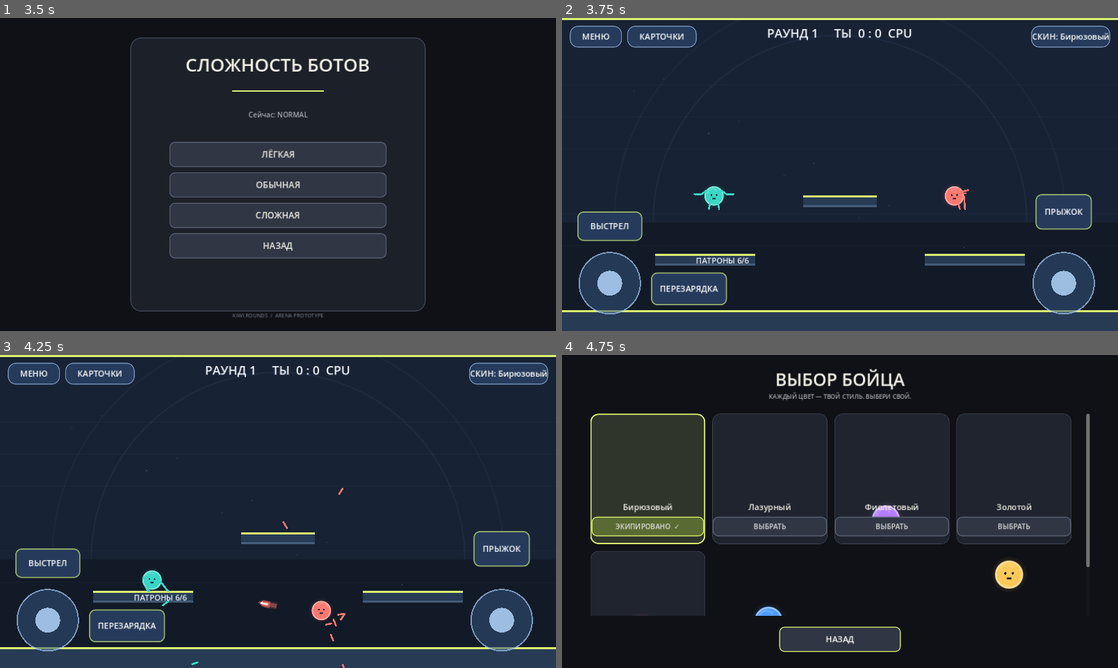
Above: before the commit, frames 1-4 (two rows, left to right).
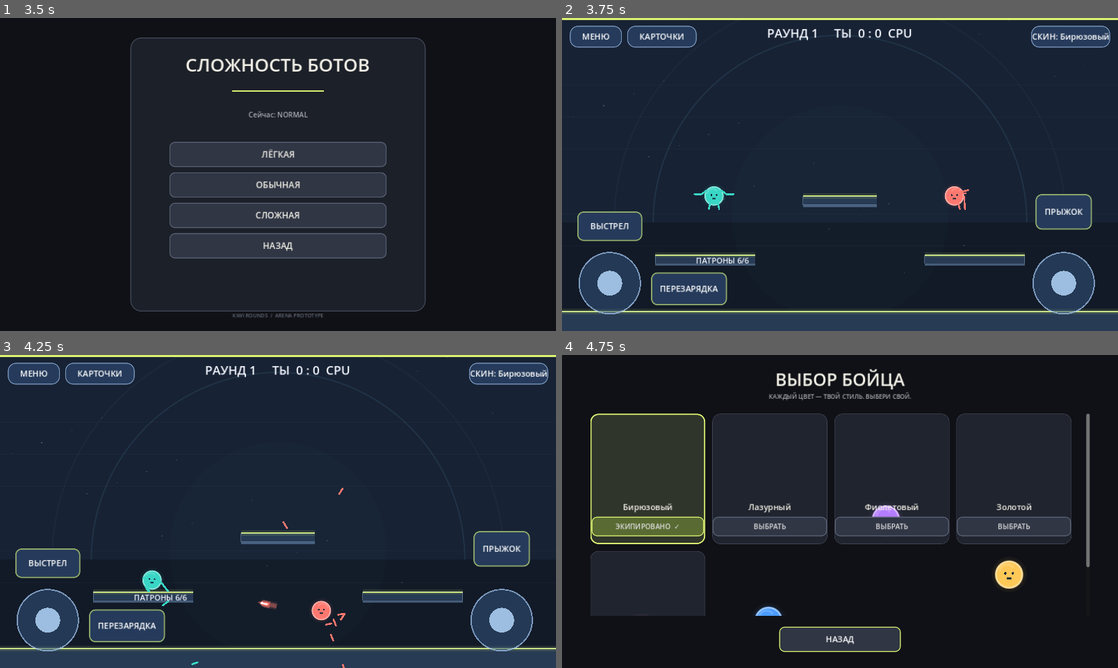
Above: after the commit, the same moments.

Repository: loslam-del/Kiwi-rounds
Game: Godot game, scene res://scenes/main.tscn
Same seed, same stepped clock (60 frames per second), same inputs: the game is played once before the commit and once after it.
Inputs:
- Up to frame 1 (3.5 s): click "ИГРАТЬ" at 0.5 s; click "ОНЛАЙН — ПОЗЖЕ" at 1.25 s; click "НАЗАД" at 2 s; click "ПРОТИВ БОТОВ" at 2.75 s
- Up to frame 2 (3.75 s): click "ЛЁГКАЯ" at 3.5 s
- Up to frame 3 (4.25 s): no input
- Up to frame 4 (4.75 s): click "СКИН: Бирюзовый" at 4.25 s

Frame 1 is identical in both runs. In frame 2, 1.3% of the frame differs, in the area x 0-100%, y 0-94%; in frame 3, 1.3%; in frame 4, nothing differs.

Commit message:
Add animated arena atmosphere and impact screen feedback

Diff:
--- a/scripts/main.gd
+++ b/scripts/main.gd
@@ -61,6 +61,9 @@
 var arena_camera: Camera2D
 var camera_shake_timer := 0.0
 var camera_shake_strength := 0.0
+var background_time := 0.0
+var impact_flash := 0.0
+var impact_flash_color := Color.WHITE
 var shake_enabled := true
 var controls_mirrored := false
 var sound_level := 0.72
@@ -128,15 +131,21 @@
     for i in range(7):
         var y := 80.0 + float(i)*74.0
         draw_line(Vector2(0,y),Vector2(1280,y),Color(0.35,0.47,0.62,0.07),1.0)
-    for i in range(13):
+    for i in range(25):
         var x := float((i*173+61)%1280)
-        var y := float((i*97+43)%650)
-        draw_circle(Vector2(x,y),1.5 if i%3==0 else 1.0,Color(0.72,0.84,1.0,0.25))
-    draw_arc(Vector2(640,470),430,PI,TAU,80,Color(0.38,0.55,0.77,0.09),2.0,true)
+        var base_y := float((i*97+43)%650)
+        var y := fposmod(base_y + sin(background_time * 0.7 + float(i)) * 5.0, 660.0)
+        var twinkle := 0.12 + (sin(background_time * 2.0 + float(i) * 1.7) + 1.0) * 0.09
+        draw_circle(Vector2(x,y),1.5 if i%3==0 else 1.0,Color(0.72,0.88,1.0,twinkle))
+    # Soft arena halos and a faint central light column.
+    draw_circle(Vector2(640,450),250.0,Color(0.28,0.62,0.68,0.025))
+    draw_arc(Vector2(640,470),430,PI,TAU,80,Color(0.38,0.65,0.82,0.12),2.0,true)
     draw_arc(Vector2(640,470),520,PI,TAU,80,Color(0.38,0.55,0.77,0.06),2.0,true)
     draw_rect(Rect2(0,0,1280,5),Color("#d9ef70"))
     draw_rect(Rect2(0,700,1280,20),Color("#0b111b"))
     draw_line(Vector2(0,700),Vector2(1280,700),Color("#526a87"),2.0)
+    if impact_flash > 0.0:
+        draw_rect(Rect2(0,0,1280,720),Color(impact_flash_color, impact_flash * 0.13))
     if boot_loading:
         draw_rect(Rect2(0,0,1280,720),Color(0.03,0.04,0.06,0.82))
         draw_string(ThemeDB.fallback_font,Vector2(0,295),"KIWI ROUNDS",HORIZONTAL_ALIGNMENT_CENTER,1280,54,Color("#f2f2f2"))
@@ -208,12 +217,24 @@
     lower_glow.polygon = PackedVector2Array([Vector2(-dimensions.x/2,dimensions.y/2),Vector2(dimensions.x/2,dimensions.y/2),Vector2(dimensions.x/2,dimensions.y/2+5),Vector2(-dimensions.x/2,dimensions.y/2+5)])
     lower_glow.color = Color("#6d8fb8",0.55)
     body.add_child(lower_glow)
+    var glow := Line2D.new()
+    glow.points = PackedVector2Array([Vector2(-dimensions.x/2,-dimensions.y/2),Vector2(dimensions.x/2,-dimensions.y/2)])
+    glow.width = 12.0
+    glow.default_color = Color("#d9ef70",0.12)
+    glow.antialiased = true
+    body.add_child(glow)
     var stripe := Line2D.new()
     stripe.points = PackedVector2Array([Vector2(-dimensions.x/2,-dimensions.y/2),Vector2(dimensions.x/2,-dimensions.y/2)])
-    stripe.width = 5.0
+    stripe.width = 3.5
     stripe.default_color = Color("#d9ef70")
     stripe.antialiased = true
     body.add_child(stripe)
+    var edge := Line2D.new()
+    edge.points = PackedVector2Array([Vector2(-dimensions.x/2,-dimensions.y/2),Vector2(dimensions.x/2,-dimensions.y/2),Vector2(dimensions.x/2,dimensions.y/2),Vector2(-dimensions.x/2,dimensions.y/2),Vector2(-dimensions.x/2,-dimensions.y/2)])
+    edge.width = 1.2
+    edge.default_color = Color("#8fb3d8",0.45)
+    edge.antialiased = true
+    body.add_child(edge)
 
 func _make_players() -> void:
     player = PLAYER_SCRIPT.new()
@@ -287,7 +308,10 @@
 func _on_player_hit(_direction: Vector2, hit_target: Node2D) -> void:
     if shake_enabled:
         camera_shake_timer = 0.16
-        camera_shake_strength = 7.0
+        camera_shake_strength = 9.0
+    impact_flash = 0.12
+    impact_flash_color = Color("#ff806f") if hit_target == player else Color("#72e6d3")
+    queue_redraw()
     _play_sfx("hit")
     if hit_target == player and vibration_enabled:
         Input.vibrate_handheld(55,0.25)
@@ -468,15 +492,20 @@
     return style
 
 func _process(delta: float) -> void:
+    background_time += delta
+    impact_flash = maxf(0.0, impact_flash - delta * 2.8)
     if is_instance_valid(arena_camera):
         if camera_shake_timer > 0.0:
             camera_shake_timer = maxf(0.0,camera_shake_timer-delta)
             if shake_enabled:
-                arena_camera.offset = Vector2(randf_range(-camera_shake_strength,camera_shake_strength),randf_range(-camera_shake_strength,camera_shake_strength))
+                var shake_power := camera_shake_strength * clampf(camera_shake_timer / 0.16, 0.0, 1.0)
+                arena_camera.offset = Vector2(randf_range(-shake_power,shake_power),randf_range(-shake_power,shake_power))
             else:
                 arena_camera.offset = Vector2.ZERO
         else:
             arena_camera.offset = Vector2.ZERO
+    if impact_flash > 0.0:
+        queue_redraw()
     if boot_loading:
         if is_instance_valid(boot_status_label):
             boot_status_label.text = boot_stage
